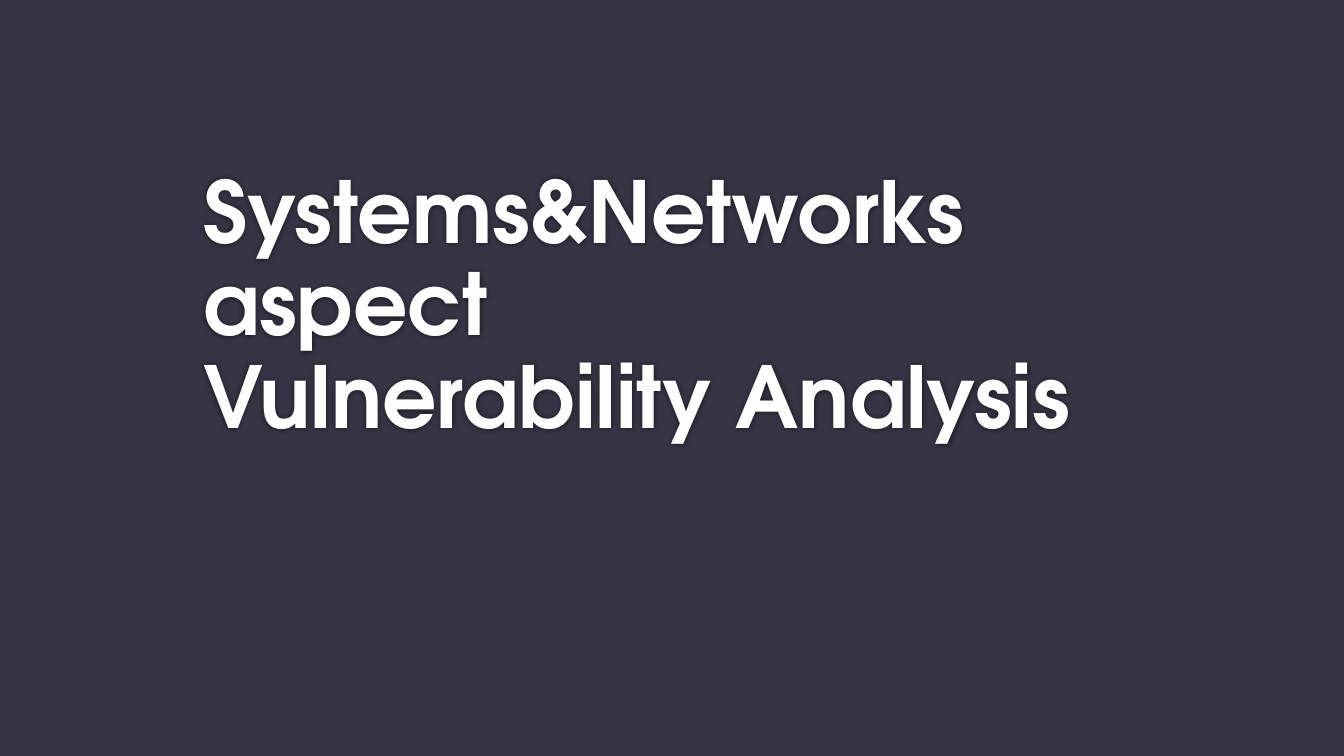
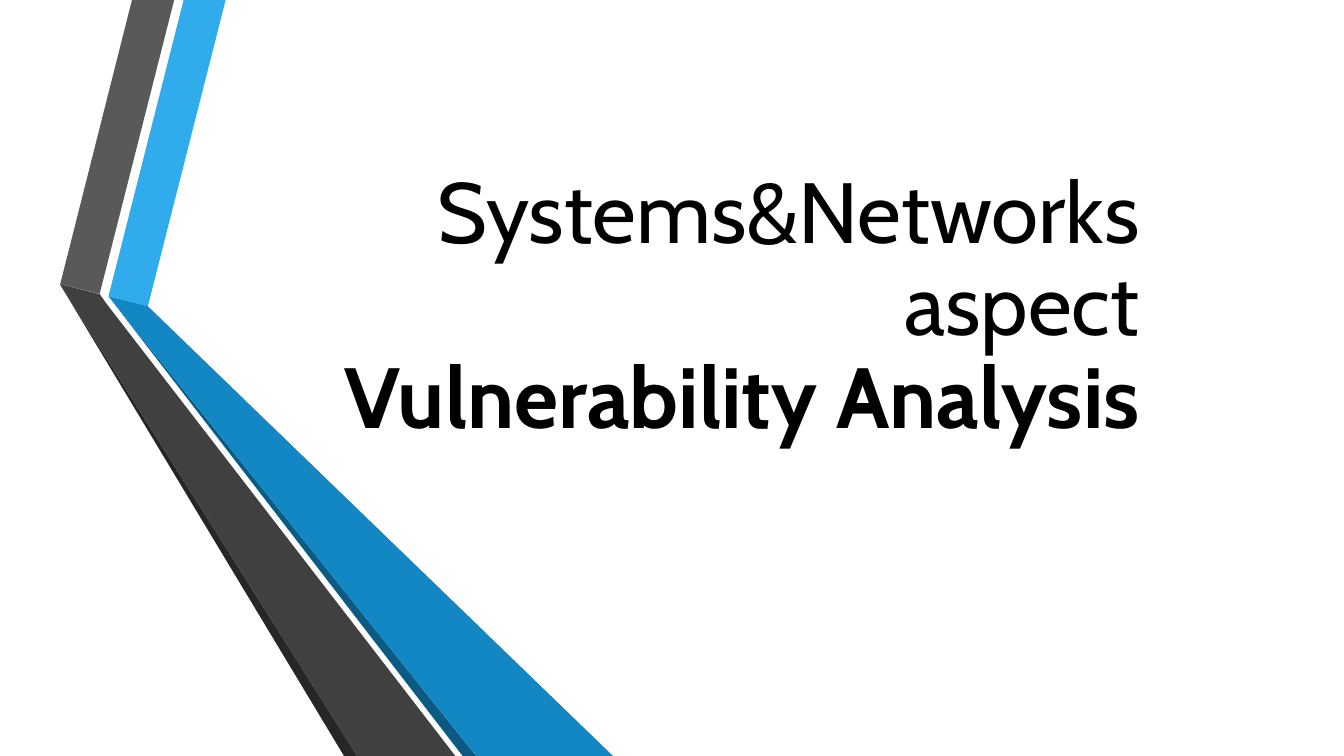
Before and after one commit to Bramelvix/Basic-Security, a slide deck: slide 1 of Opdracht BasicSecurity Systems&Networks aspect/presentatieBS.pptx. Drawn at 1344x756 pixels with LibreOffice and Linux fonts; fonts in the diff are those of the drawing; background and template pictures are left out. Boxes give left, top, right and bottom in pixels: in the first picture for what was removed or moved away, otherwise in the second. Text is boxed around its words. In the diff, an @@ line names an element or a change of style, - is before the commit and + after.

```diff
--- a/Opdracht BasicSecurity Systems&Networks aspect/presentatieBS.pptx
+++ b/Opdracht BasicSecurity Systems&Networks aspect/presentatieBS.pptx
@@ background #373545 to picture (left out) @@
@@ title "Systems&Networks aspect Vulnerability Analysis" at (x1=345, y1=179, x2=1140, y2=447): font TeX Gyre Adventor to Cabin, text colour #FEFEFE to #000000; bold off in "Systems&Networks aspect"; alignment left to right @@
@@ group added at (x1=60, y1=0, x2=614, y2=756): 6 freeform shapes @@
```
Also in this commit, not shown: 18 other slides changed, 7 other files.
